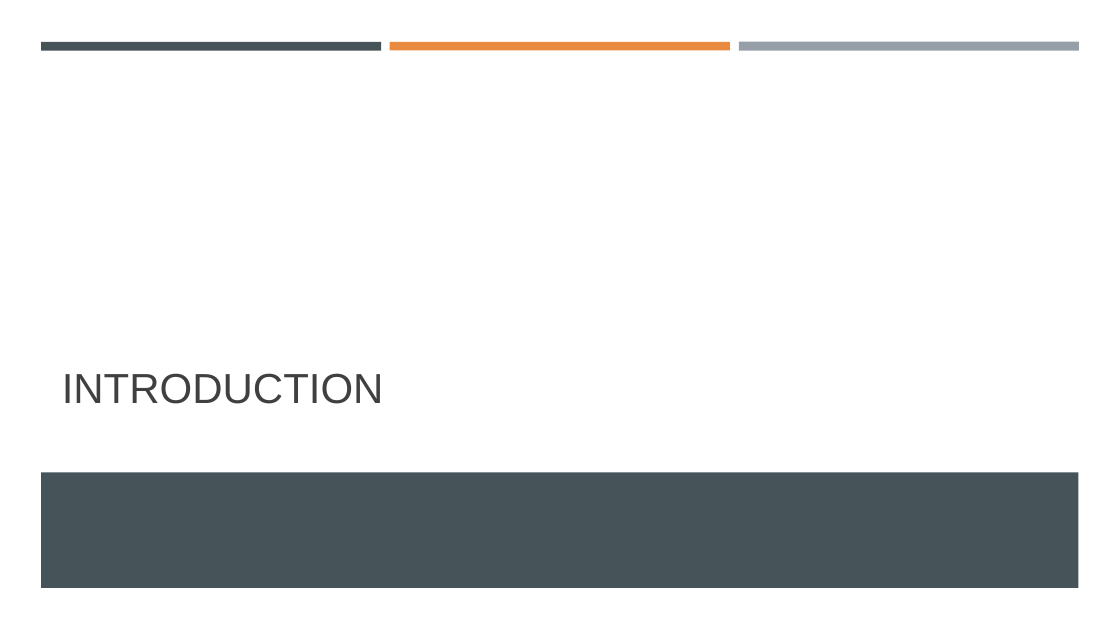
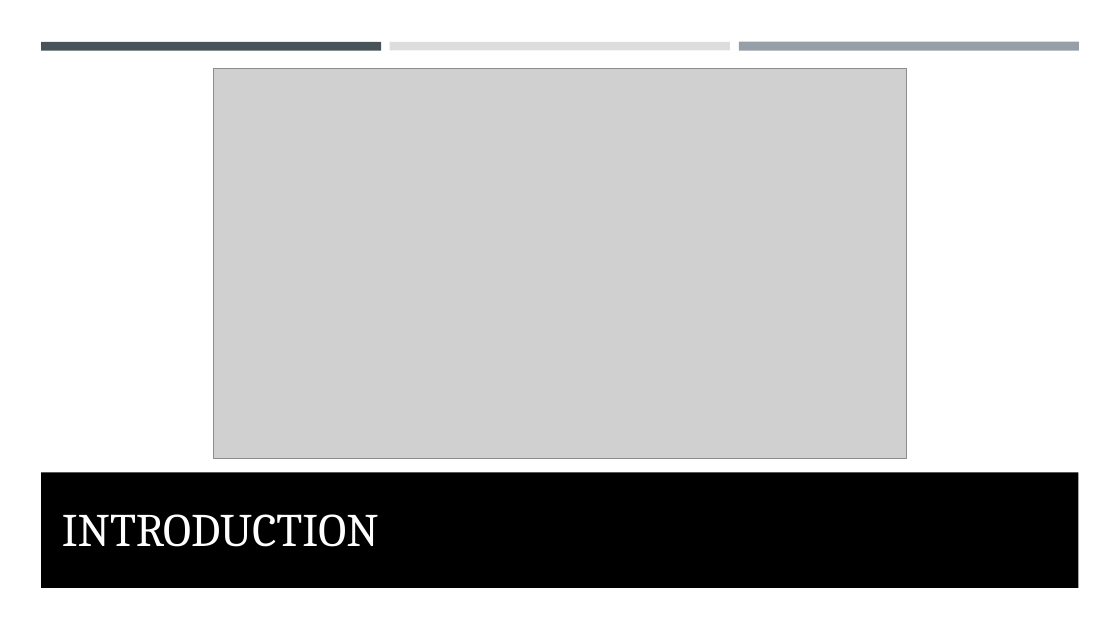
Before and after one commit to costanzimartina/Fintech_project, a slide deck: slide 2 of AutoInsurtech_Adobati_Basigalup_Colombo_Costanzi_Utke.pptx. Drawn at 1120x630 pixels with LibreOffice and Linux fonts; fonts in the diff are those of the drawing; grey boxes stand for pictures. Boxes give left, top, right and bottom in pixels: in the first picture for what was removed or moved away, otherwise in the second. Text is boxed around its words. In the diff, an @@ line names an element or a change of style, - is before the commit and + after.

```diff
--- a/AutoInsurtech_Adobati_Basigalup_Colombo_Costanzi_Utke.pptx
+++ b/AutoInsurtech_Adobati_Basigalup_Colombo_Costanzi_Utke.pptx
@@ rectangle at (x1=390, y1=42, x2=730, y2=50): fill #E98A3E to #DDDDDD @@
@@ picture added at (x1=213, y1=69, x2=907, y2=459) @@
@@ title "INTRODUCTION" moved from (x1=62, y1=373, x2=384, y2=404) to (x1=62, y1=514, x2=379, y2=547) @@
@@ title "INTRODUCTION" at (x1=62, y1=514, x2=379, y2=547): size 36 to 40 pt, font Arial to Cambria, text colour #404040 to #FFFFFF @@
@@ rectangle at (x1=41, y1=472, x2=1079, y2=588): fill #465359 to #000000 @@
```
Also in this commit, not shown: 11 other slides changed, 3 slides added, 3 slides removed, 4 other files.
